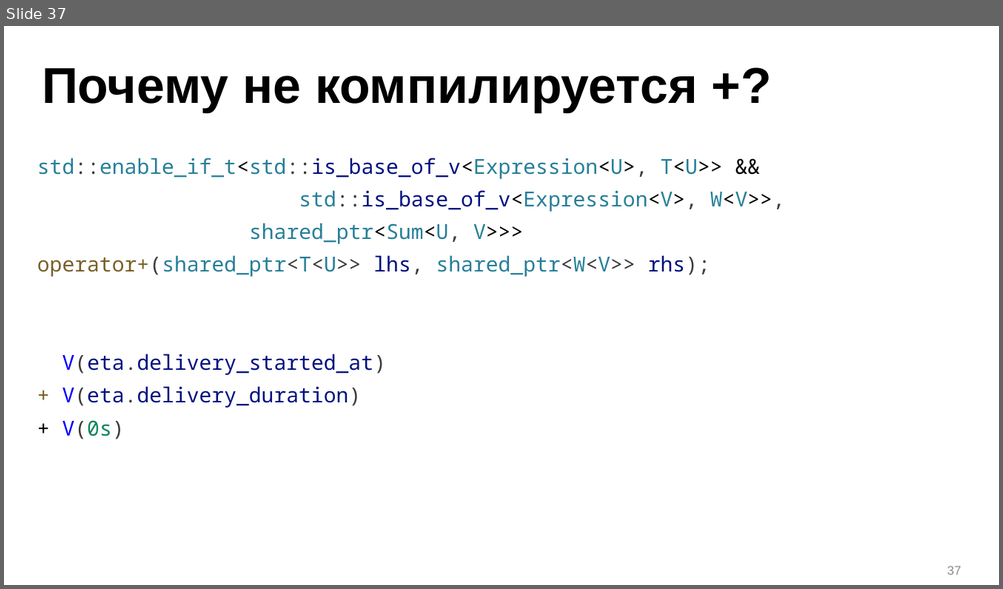
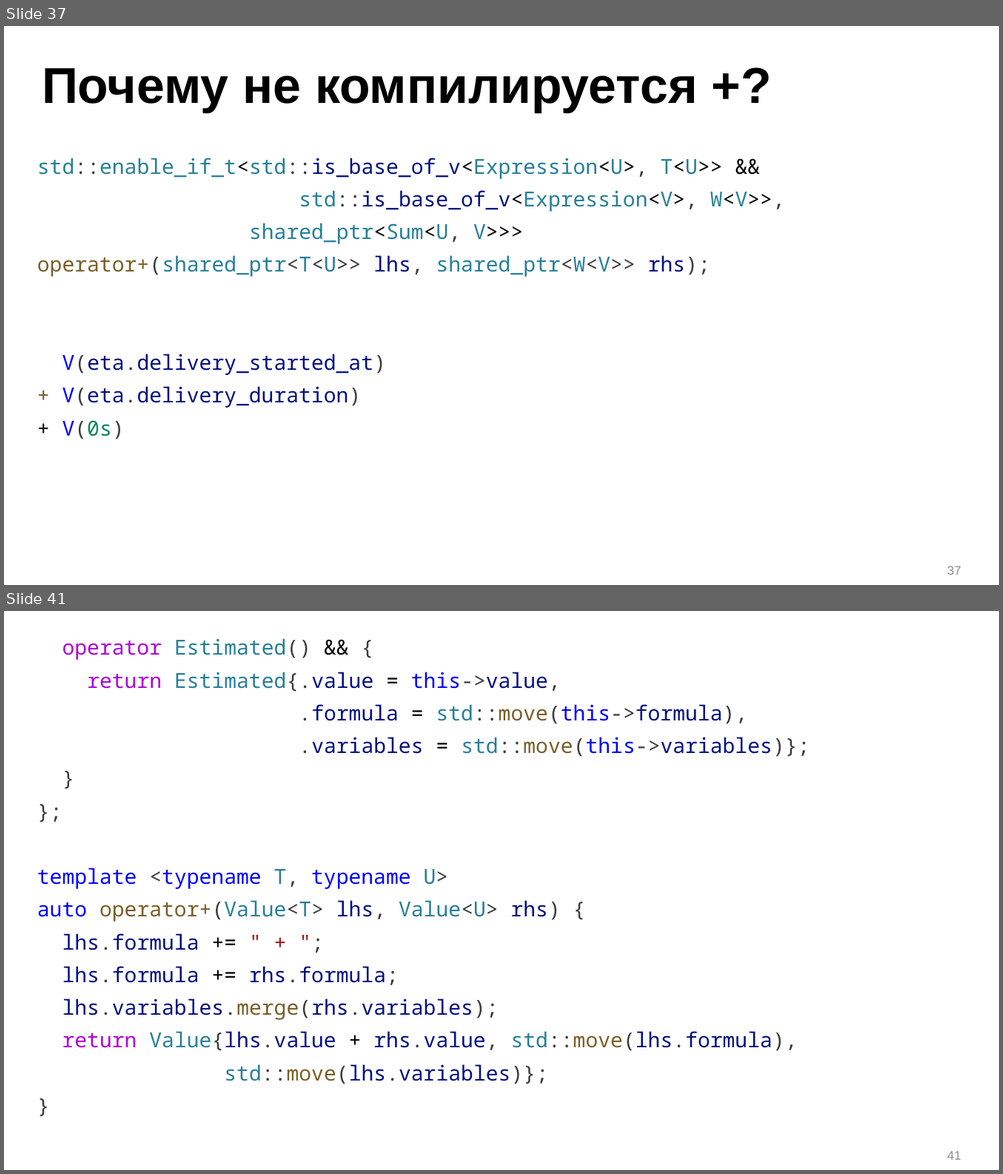
Before and after one commit to ishfb/zcc23, a slide deck: slides_new.pptx. Shown one above the other, each under a label of ours: slide 37 before the commit, slides 37 and 41 after it; the slides between them are not shown. The pictures are 1003x589 and 1003x1174 pixels, drawn with LibreOffice and Linux fonts; fonts in the diff are those of the drawing. Boxes give left, top, right and bottom in pixels: in the first picture for what was removed or moved away, otherwise in the second. Text is boxed around its words. In the diff, an @@ line names an element or a change of style, - is before the commit and + after.

```diff
--- a/slides_new.pptx
+++ b/slides_new.pptx
@@ slide 41 added at box(4, 611, 999, 1170), background #FFFFFF @@
@@ text added at box(37, 638, 809, 1085), 20 pt, text #001080 @@
+operator Estimated() && {
+return Estimated{.value = this->value,
+.formula = std::move(this->formula),
+.variables = std::move(this->variables)};
+}
+};
+template <typename T, typename U>
+auto operator+(Value<T> lhs, Value<U> rhs) {
+lhs.formula += " + ";
+lhs.formula += rhs.formula;
+lhs.variables.merge(rhs.variables);
+return Value{lhs.value + rhs.value, std::move(lhs.formula),
+std::move(lhs.variables)};
+}
@@ page number added at box(947, 1151, 961, 1160), 12 pt, text #8C8C8C @@
+41
```
Also in this commit, not shown: 10 other slides added.
